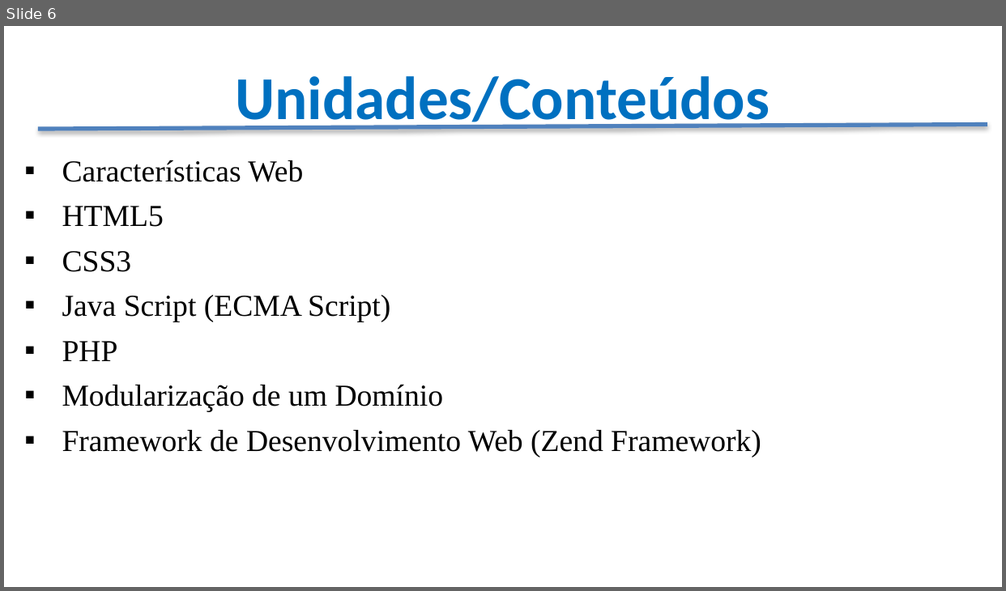
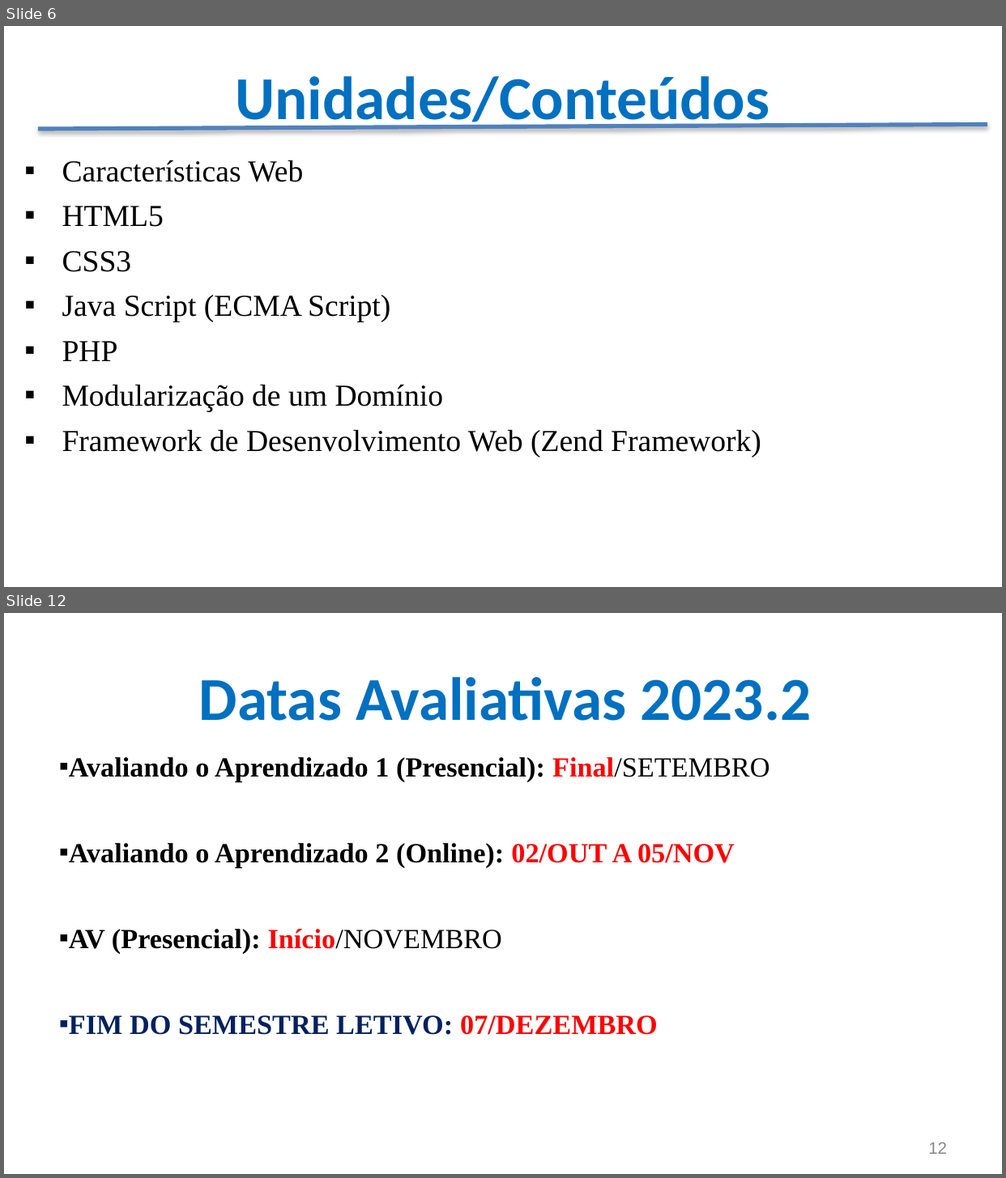
Before and after one commit to CloudEducationBrazil/WydenDesenvolvimentoWebPHP, a slide deck: 00 Lesson Plan/Apresentação - Programação Desenvolvimento Web PHP.pptx. Shown one above the other, each under a label of ours: slide 6 before the commit, slides 6 and 12 after it; the slides between them are not shown. The pictures are 1006x591 and 1006x1178 pixels, drawn with LibreOffice and Linux fonts; fonts in the diff are those of the drawing; background and template pictures are left out. Boxes give left, top, right and bottom in pixels: in the first picture for what was removed or moved away, otherwise in the second. Text is boxed around its words. In the diff, an @@ line names an element or a change of style, - is before the commit and + after.

Commit message:
Atualização semestre ... 2023.2

```diff
--- a/00 Lesson Plan/Apresentação - Programação Desenvolvimento Web PHP.pptx
+++ b/00 Lesson Plan/Apresentação - Programação Desenvolvimento Web PHP.pptx
@@ slide 12 added at [4, 613, 1002, 1174], background picture (left out) @@
@@ title added at [199, 677, 811, 721], 44 pt, text #0070C0, bold @@
+Datas Avaliativas 2023.2
@@ text added at [69, 757, 769, 1035], 20 pt, text #000000, bold @@
+▪ Avaliando o Aprendizado 1 (Presencial): Final/SETEMBRO
+▪ Avaliando o Aprendizado 2 (Online): 02/OUT A 05/NOV
+▪ AV (Presencial): Início/NOVEMBRO
+▪ FIM DO SEMESTRE LETIVO: 07/DEZEMBRO
@@ page number added at [928, 1143, 947, 1154], 12 pt, text #888888 @@
+12
```
Also in this commit, not shown: 2 slides changed, 4 other slides added.
